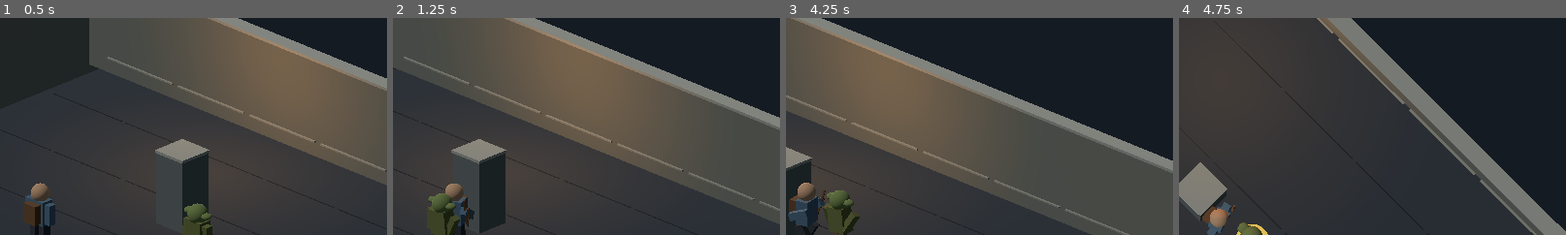
Above: before the commit, frames 1-4 (left to right).
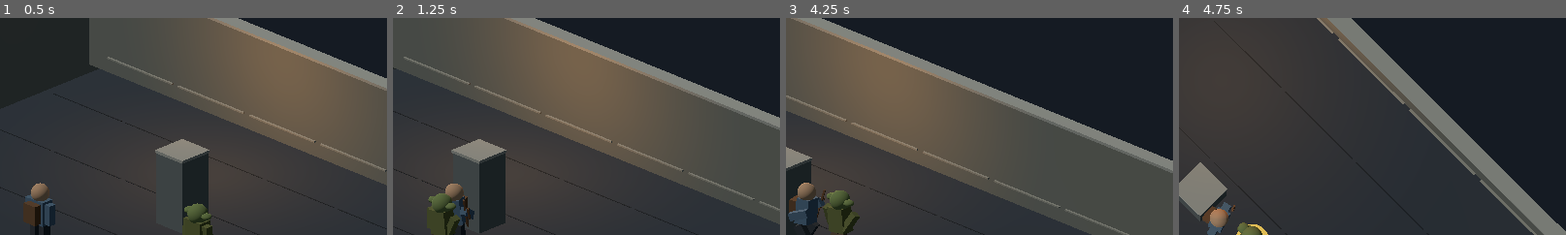
Above: after the commit, the same moments.

Repository: Jonty303/Project-Gauntlands
Game: Godot game, scene res://scenes/experiment_25d.tscn
The game is run twice, just before and just after one commit, with the same random seed, the same clock (stepped at 60 frames per second) and the same inputs. This scene is started directly instead of the project's main scene.
Inputs (mouse positions are % of the whole screen's width and height, from its top left):
- Up to frame 1 (0.5 s): no input
- Up to frame 2 (1.25 s): tap Enter (ui_accept) at 0.5, 0.77 s; move the mouse to (72, 45) at 0.52 s; hold D (move_right) from 0.53 s (still down); hold Space (attack) from 0.53 s (still down); click (72, 45) at 0.67 s
- Up to frame 3 (4.25 s): release D (move_right) at 1.25 s; release Space (attack) at 1.25 s; drag from (30, 55) to (45, 70) at 1.27 s; move the mouse to (60, 28) at 2.02 s; hold D (move_right) 2.03-2.75 s; tap Q (target_previous) at 2.1 s; drag from (45, 70) to (20, 35) at 2.77 s; move the mouse to (80, 65) at 3.52 s; hold A (move_left) from 3.53 s (still down); hold Space (attack) from 3.53 s (still down); tap Enter (ui_accept) at 3.77 s
- Up to frame 4 (4.75 s): release A (move_left) at 4.25 s; release Space (attack) at 4.25 s; drag from (20, 35) to (35, 25) at 4.27 s
The pictures show only the part of the screen within x 45-95%, y 3-53%; the shares and areas given below are measured in that part.

Frame 1 is identical in both runs. In frame 2, less than 0.1% of the frame differs, in the area x 15-20%, y 82-96%; in frame 3, 0.1%, in the area x 2-9%, y 81-97%; in frame 4, less than 0.1%.

Commit message:
Add procedural torso banking when characters turn

Diff:
--- a/scripts/character_animation_25d.gd
+++ b/scripts/character_animation_25d.gd
@@ -6,9 +6,12 @@
 var attack_remaining := 0.0
 var hit_remaining := 0.0
 var bow: Node3D
+var previous_yaw := 0.0
+var turn_lean := 0.0
 
 func _ready() -> void:
     actor = get_parent() as CharacterBody3D
+    previous_yaw = actor.rotation.y
     if is_hero:
         _make_bow()
 
@@ -21,6 +24,10 @@
 func _process(delta: float) -> void:
     if actor == null:
         return
+    var yaw_change := wrapf(actor.rotation.y - previous_yaw, -PI, PI)
+    previous_yaw = actor.rotation.y
+    var turning := clampf(yaw_change / maxf(delta, 0.001), -3.0, 3.0)
+    turn_lean = lerpf(turn_lean, turning * 0.065, minf(1.0, delta * 9.0))
     clock += delta
     attack_remaining = maxf(0.0, attack_remaining - delta)
     hit_remaining = maxf(0.0, hit_remaining - delta)
@@ -42,7 +49,7 @@
             part.rotation.x = swing * 0.65
         elif part.name == "Torso":
             part.position.y = 1.04 + sin(phase * 2.0) * 0.035 * stride + sin(clock * 2.1) * 0.012
-            part.rotation.z = (0.13 if hit_remaining > 0.0 else 0.0)
+            part.rotation.z = turn_lean + (0.13 if hit_remaining > 0.0 else 0.0)
     var right_arm := actor.get_node_or_null("RightArm") as MeshInstance3D
     var left_arm := actor.get_node_or_null("LeftArm") as MeshInstance3D
     if attack_remaining > 0.0:
